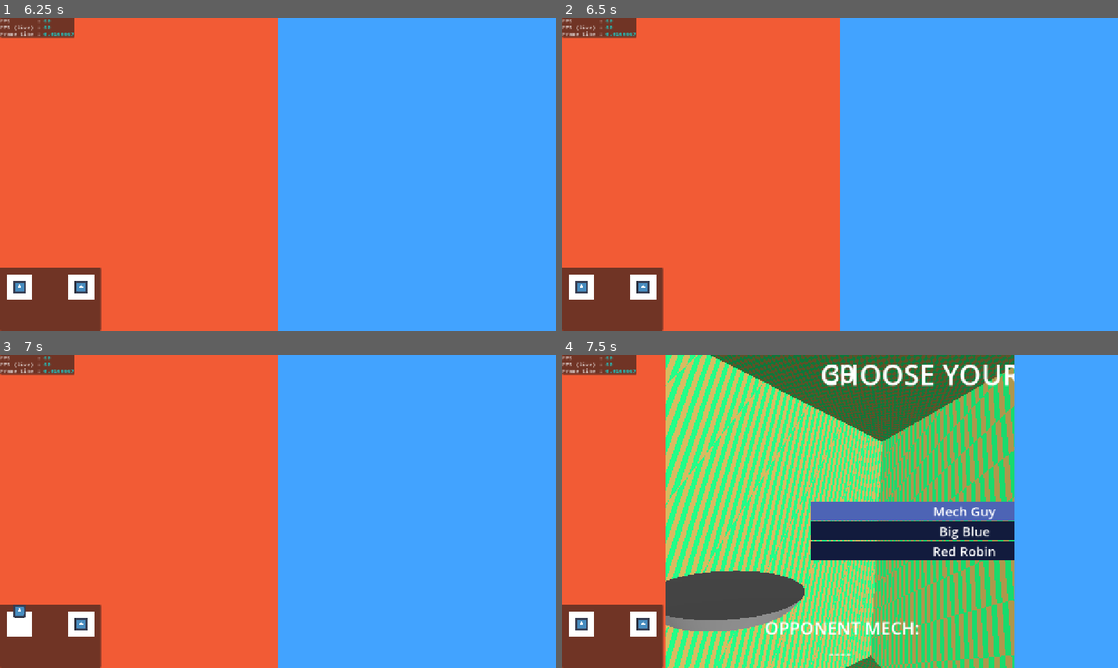
Above: before the commit, frames 1-4 (two rows, left to right).
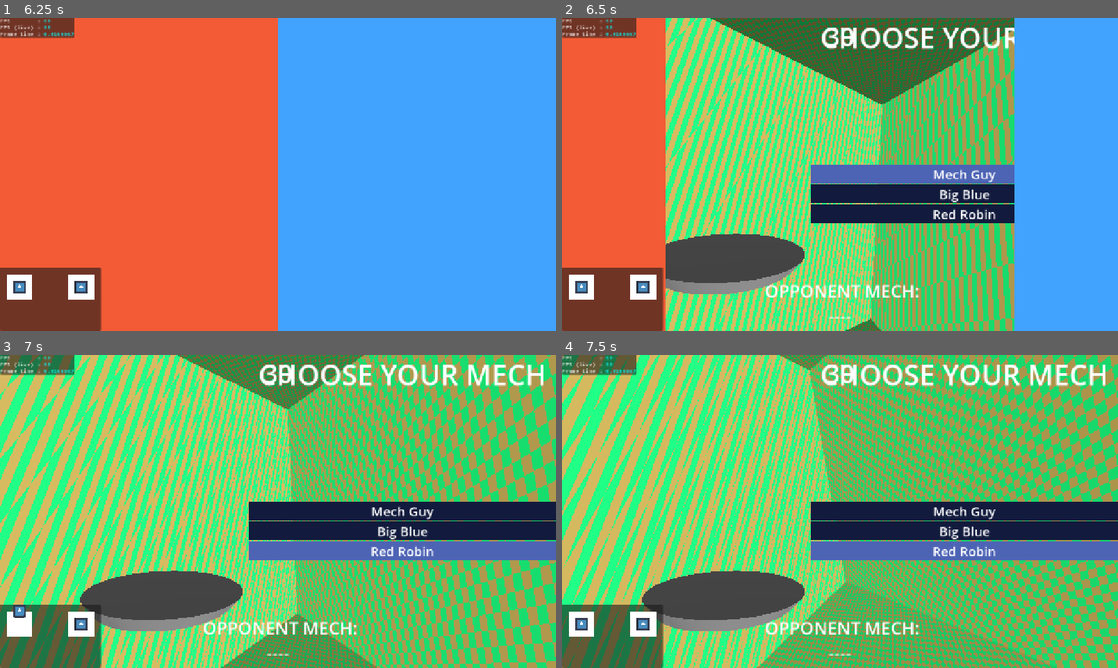
Above: after the commit, the same moments.

Repository: Slenderpi/ArcadeGame
Game: Godot game, scene res://core/main_scene/main_scene.tscn
Same seed, same stepped clock (60 frames per second), same inputs: the game is played once before the commit and once after it. The engine's default icon, where the game draws it, is replaced by a stand-in: a white triangle on a blue panel in a dark square.
Inputs (mouse positions are in pixels of both pictures, inside the frame that each line leads up to):
- Up to frame 1 (6.25 s): tap Enter at 0.5, 5 s; drag from (38, 27) to (333, 105) at 0.52 s; drag from (166, 190) to (250, 237) at 1.27 s; move the mouse to (333, 105) at 2.02 s; hold D (left_stick_east) 2.03-2.75 s; hold Q 2.03-2.75 s; drag from (250, 237) to (111, 127) at 2.77 s; move the mouse to (444, 221) at 3.52 s; hold Shift (left_button) 3.53-4.25 s; hold Ctrl 3.53-4.25 s; tap Space (left_trigger) at 4.25, 5.75 s; drag from (111, 127) to (194, 96) at 4.27 s; move the mouse to (305, 174) at 5.02 s; hold S (left_stick_south) 5.03-5.75 s; tap I at 5.1 s; click (305, 174) at 5.17 s; drag from (194, 96) to (166, 190) at 5.77 s
- Up to frame 2 (6.5 s): no input
- Up to frame 3 (7 s): move the mouse to (400, 495) at 6.52 s; hold W (left_stick_north) from 6.53 s (still down); tap Y (insert_coin) at 6.6 s
- Up to frame 4 (7.5 s): release W (left_stick_north) at 7.25 s; drag from (728, 527) to (812, 574) at 7.27 s

Frame 1 is identical in both runs. In frame 2, 63% of the frame differs, in the area x 18-82%, y 0-100%; in frame 3, 99%, in the area x 0-100%, y 0-100%; in frame 4, 73%.

Commit message:
Continued work

Diff:
--- a/core/finite_state_machine/primary_game_states/attract_mode_state.gd
+++ b/core/finite_state_machine/primary_game_states/attract_mode_state.gd
@@ -28,5 +28,10 @@
 
 
 func handles_event(eventName: StringName) -> bool:
-	# Flush other_matchmaking event
-	return eventName == &"other_matchmaking"
+	return eventName == &"started"
+
+
+func on_event(eventName: StringName, _data: Dictionary) -> void:
+	match eventName:
+		&"started":
+			NetworkManager.broadcast(NetworkManager.UDP_NO_JOIN)
--- a/core/finite_state_machine/primary_game_states/gameplay_state.gd
+++ b/core/finite_state_machine/primary_game_states/gameplay_state.gd
@@ -38,7 +38,8 @@
 
 
 func handles_event(eventName: StringName) -> bool:
-	return fsm.current_state.handles_event(eventName)
+	return fsm.current_state.handles_event(eventName) \
+		|| GameStateManager.handles_multiplayer_events(eventName)
 
 
 func on_event(eventName: StringName, data: Dictionary) -> void:
--- a/core/finite_state_machine/primary_game_states/matchmaking_state.gd
+++ b/core/finite_state_machine/primary_game_states/matchmaking_state.gd
@@ -3,24 +3,55 @@
 ## Makes the NetworkManager attempts to find a peer to connect to.
 
 
+enum EState {TIMER, TIMER_JUST_FINISHED, READY, WAITING_MULTIPLAYER, DONE}
+
+
+
 # In ms
-const MAX_TIME = 1500
+const MAX_TIME : float = 2
 
-#var _timer : int
+
+var _state := EState.TIMER
+
+var _other_can_join := false
+var _other_ready := false
+var _other_server_up := false
+var _setup_finished := false
+
+var _timer : float
 #var _made_connection := false
 
 
 func enter(_payload: Dictionary = {}) -> void:
 	Debug.print_info("[State][Primary][Matchmaking]: >> enter()")
-	await NetworkManager.join_or_begin_session()
+	#await Transitioner.begin_transition()
+	_timer = 0
+	NetworkManager.broadcast(NetworkManager.UDP_STARTED)
+	print("[State][Primary][Matchmaking]: enter() finished. Beginning extra timer...")
+	#await GameStateManager.get_tree().create_timer(1).timeout
+	#print("[State][Primary][Matchmaking]: extra wait timer finished.")
+
+
+	#await NetworkManager.join_or_begin_session()
+
 	#NetworkManager.connection_result.connect(_on_connection_result, CONNECT_ONE_SHOT)
 	#NetworkManager.begin_matchmaking()
 	#_timer = Time.get_ticks_msec()
 	#NetworkManager.broadcast(NetworkManager.UDP_MATCHMAKING)
 
 
-func update(_delta: float) -> void:
-	finished.emit()
+func update(delta: float) -> void:
+	if _state == EState.TIMER:
+		_timer += delta
+		if _timer > MAX_TIME:
+			_state = EState.TIMER_JUST_FINISHED
+			print("[State][Primary][Matchmaking]: ...timer finished.")
+			_handle_state()
+	else:
+		_handle_state()
+
+	#finished.emit()
+
 	#if _made_connection:
 		#finished.emit()
 	#elif Time.get_ticks_msec() - _timer > MAX_TIME:
@@ -33,13 +64,31 @@
 	Debug.print_info("[State][Primary][Matchmaking]: << exit()")
 
 
-#func handles_event(eventName: StringName) -> bool:
+func handles_event(eventName: StringName) -> bool:
+	return GameStateManager.handles_multiplayer_events(eventName)
 	#return eventName == &"other_matchmaking" \
 		#or eventName == &"request_server" \
 		#or eventName == &"server_created"
-#
-#
-#func on_event(eventName: StringName, _data: Dictionary) -> void:
+
+
+func on_event(eventName: StringName, _data: Dictionary) -> void:
+	match eventName:
+		&"started":
+			_on_receive_started()
+		&"no_join":
+			_other_can_join = false
+			# Singleplayer will get started in update()
+		&"can_join":
+			_on_receive_can_join()
+		&"ready":
+			_other_ready = true
+		&"server_created":
+			_other_server_up = true
+			#NetworkManager.setup_session()
+			NetworkManager.join_other_server()
+		&"server_setup_finished":
+			#_other_server_up = true
+			_setup_finished = true
 	#_timer += Time.get_ticks_msec()
 	#match eventName:
 		#&"other_matchmaking":
@@ -51,6 +100,48 @@
 			#_create_server()
 		#&"server_created":
 			#_join_other_server()
+
+
+func _handle_state():
+	match _state:
+		EState.TIMER_JUST_FINISHED:
+			if _other_can_join:
+				Debug.print_info("[State][Primary][Matchmaking]: Other device [color=green]CAN JOIN[/color]! Starting multiplayer processes.")
+				print("[State][Primary][Matchmaking]: Waiting for server setup to finish...")
+				#_state = EState.WAITING_MULTIPLAYER
+				_state = EState.READY
+				#NetworkManager.try_create_server()
+				_handle_state()
+				NetworkManager.broadcast(NetworkManager.UDP_READY)
+			else:
+				Debug.print_info("[State][Primary][Matchmaking]: Other device said [color=red]NO JOIN[/color]. Starting singleplayer processes.")
+				NetworkManager.setup_singleplayer_session()
+				_state = EState.DONE
+				_handle_state()
+		EState.READY:
+			Debug.print_info("[State][Primary][Matchmaking]: This machine is READY. Calling NetworkManager.setup_session() and waiting...")
+			NetworkManager.setup_session()
+			_state = EState.WAITING_MULTIPLAYER
+			_handle_state()
+		EState.WAITING_MULTIPLAYER:
+			if _setup_finished:
+				print("[State][Primary][Matchmaking]: ...session setup finished!")
+				_state = EState.DONE
+				_handle_state()
+		EState.DONE:
+			print("[State][Primary][Matchmaking]: Done.")
+			finished.emit()
+
+
+func _on_receive_started() -> void:
+	_other_can_join = true
+	NetworkManager.broadcast(NetworkManager.UDP_CAN_JOIN)
+	# GameplayState will need to also pause current activities
+
+
+func _on_receive_can_join() -> void:
+	_other_can_join = true
+	# My activities will need to be paused as necessary.
 
 
 #func _create_server() -> void:
--- a/core/globals/game_state_manager.gd
+++ b/core/globals/game_state_manager.gd
@@ -35,6 +35,17 @@
 func _ready() -> void:
 	#NetworkManager.connection_established.connect(_on_connection_established)
 	#NetworkManager.connection_lost.connect(_on_connection_lost)
+	NetworkManager.received_message.connect(func(msg: Array[String]):
+		if msg[0] == NetworkManager.UDP_STARTED:
+			fsm.push_event(&"started")
+		elif msg[0] == NetworkManager.UDP_READY:
+			fsm.push_event(&"ready")
+		elif msg[0] == NetworkManager.UDP_NOT_READY:
+			fsm.push_event(&"not_ready")
+	)
+	NetworkManager.server_setup_finished.connect(func():
+		fsm.push_event(&"server_setup_finished")
+	)
 	process_mode = Node.PROCESS_MODE_DISABLED
 
 
@@ -55,6 +66,16 @@
 	process_mode = Node.PROCESS_MODE_ALWAYS
 	fsm  = StateMachine.new()
 	_enter_state_booting(mainScene)
+
+
+## Can be used by other states to claim they handle events related to multiplayer setup.
+func handles_multiplayer_events(eventName: StringName) -> bool:
+	return eventName == &"started" \
+		|| eventName == &"can_join" \
+		|| eventName == &"ready" \
+		|| eventName == &"no_join" \
+		|| eventName == &"server_created" \
+		|| eventName == &"server_setup_finished"
 
 #endregion
 
--- a/core/globals/network_manager.gd
+++ b/core/globals/network_manager.gd
@@ -40,6 +40,11 @@
 ## This string is appended to all packets sent over UDP.
 ## NetworkManager will expect packets it receives to have this header.
 const UDP_HEADER = "VirtualOff"
+const UDP_STARTED = "STARTED"
+const UDP_CAN_JOIN = "CAN_JOIN"
+const UDP_NO_JOIN = "NO_JOIN"
+const UDP_READY = "READY"
+
 const UDP_REQUEST_JOIN = "REQUEST_JOIN"
 const UDP_OK = "OK"
 const UDP_SAME_TIME = "SAME_TIME"
@@ -63,6 +68,12 @@
 
 #region SIGNALS
 
+# Emitted on receive STARTED, READY, NOT_READY
+signal received_message(msg: Array[String])
+# Emitted when server setup finishes.
+signal server_setup_finished
+
+
 ## Fired by [method NetworkManager.begin_connection_attempt] once a
 ## connection result occurs.[br]
 ## [param isMultiplayer] is true if there is an active client connected.[br]
@@ -76,6 +87,8 @@
 
 var my_ip : String
 var other_ip : String
+
+var has_ip_priority := false
 
 
 var _is_server_up : bool = false
@@ -177,32 +190,35 @@
 
 
 func _process_udp_msg(msgArgs: Array[String]) -> void:
-	if msgArgs[0] == UDP_REQUEST_JOIN:
-		if _is_joining:
-			_join_timer = 0
-			broadcast(UDP_SAME_TIME)
-		else:
-			if _is_server_up:
-				broadcast(UDP_OK)
-			else:
-				broadcast(UDP_NO_SERVER)
-	elif msgArgs[0] == UDP_REQUEST_SERVER:
-		if not _is_joining:
-			Debug.print_warning("[NetMan]: Received a REQUEST_SERVER while not in the _is_joining phase!")
-		if _is_server_up:
-			Debug.print_warning("[NetMan]: REQUEST_SERVER received but the server is already up. Broadcasting SERVER_CREATED.")
-			broadcast(UDP_SERVER_CREATED)
-			return
-		_join_timer = 0
-		create_server()
-		broadcast(UDP_SERVER_CREATED)
-	elif msgArgs[0] == UDP_SERVER_CREATED:
-		if _did_join_server:
-			Debug.print_warning("[NetMan]: SERVER_CREATED received but I've already joined the server.")
-			return
-		join_other_server()
-	else:
-		_peer_join_req_response.emit(msgArgs[0])
+	received_message.emit(msgArgs)
+
+
+	#if msgArgs[0] == UDP_REQUEST_JOIN:
+		#if _is_joining:
+			#_join_timer = 0
+			#broadcast(UDP_SAME_TIME)
+		#else:
+			#if _is_server_up:
+				#broadcast(UDP_OK)
+			#else:
+				#broadcast(UDP_NO_SERVER)
+	#elif msgArgs[0] == UDP_REQUEST_SERVER:
+		#if not _is_joining:
+			#Debug.print_warning("[NetMan]: Received a REQUEST_SERVER while not in the _is_joining phase!")
+		#if _is_server_up:
+			#Debug.print_warning("[NetMan]: REQUEST_SERVER received but the server is already up. Broadcasting SERVER_CREATED.")
+			#broadcast(UDP_SERVER_CREATED)
+			#return
+		#_join_timer = 0
+		#create_server()
+		#broadcast(UDP_SERVER_CREATED)
+	#elif msgArgs[0] == UDP_SERVER_CREATED:
+		#if _did_join_server:
+			#Debug.print_warning("[NetMan]: SERVER_CREATED received but I've already joined the server.")
+			#return
+		#join_other_server()
+	#else:
+		#_peer_join_req_response.emit(msgArgs[0])
 
 
 	#if msgArgs[0] == UDP_MATCHMAKING:
@@ -330,6 +346,29 @@
 	_udp.put_packet(packet.to_utf8_buffer())
 
 
+#func setup_session() -> void:
+	#if has_ip_priority:
+		#create_server()
+
+
+func try_create_server() -> void:
+	if has_ip_priority:
+		create_server()
+		# Wait for peer connection and then fire connection
+		multiplayer.peer_connected.connect(func(peerId: int):
+			if peerId != multiplayer.get_unique_id():
+				server_setup_finished.emit()
+			, CONNECT_ONE_SHOT
+		)
+
+
+func setup_singleplayer_session() -> void:
+	print("[NetMan]: Creating offline server...")
+	var peer := OfflineMultiplayerPeer.new()
+	multiplayer.multiplayer_peer = peer
+	print("[NetMan]: Singleplayer server started successfully.")
+
+
 func join_or_begin_session() -> void:
 	Debug.print_info("[NetMan]: join_or_begin_session() called.")
 	_is_joining = true
@@ -380,7 +419,8 @@
 		Debug.print_error("[NetMan]: Failed to create client. Error: %s" % error)
 		return
 	multiplayer.multiplayer_peer = peer
-	_did_join_server = true
+	#_did_join_server = true
+	server_setup_finished.emit()
 	print("[NetMan]: Client created successfully.")
 
 
@@ -402,6 +442,8 @@
 	if other_ip.is_empty():
 		Debug.print_error("[NetMan]: No my_ip configured in cabinet.cfg!")
 		return
+
+	has_ip_priority = my_ip < other_ip
 
 	# Sanity check: confirm the configured IP is actually live on this
 	# machine right now (cable plugged in, static IP applied correctly).
